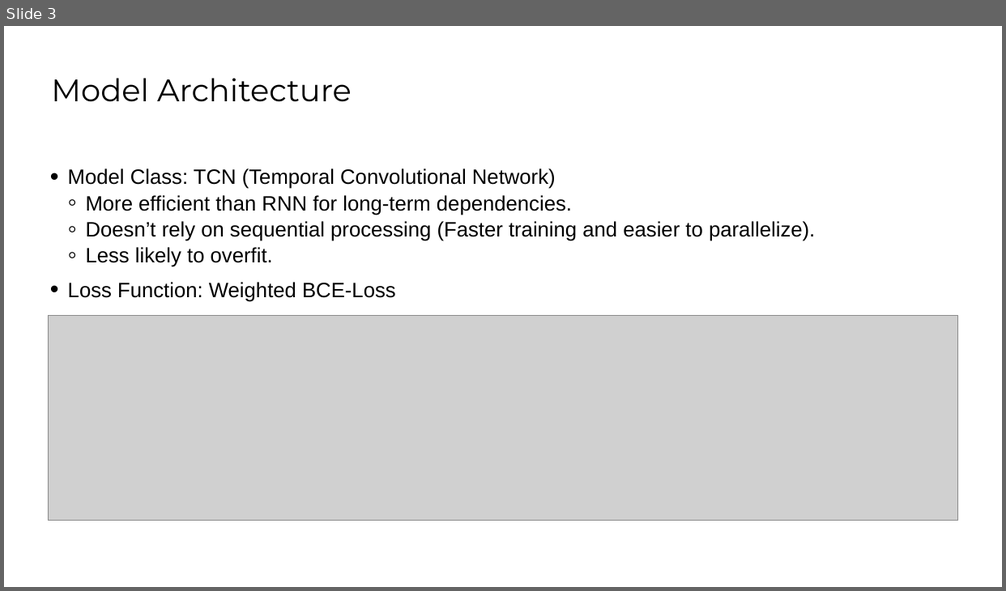
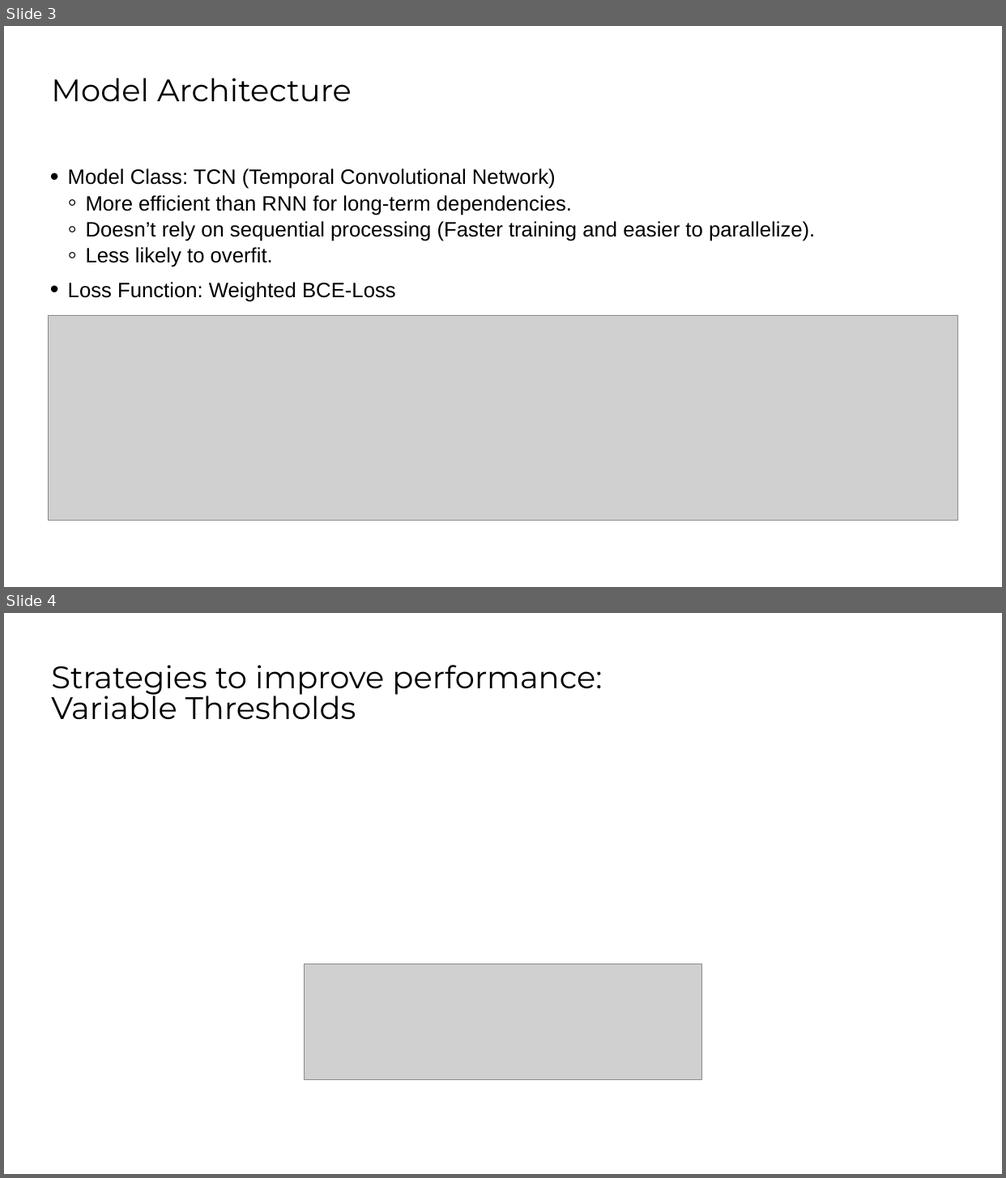
Before and after one commit to TJonasT/Project-MLCP-JKU-2025S, a slide deck: 4_challenge/MLPC2025_team-observe_task-04-classification_presentation.pptx. Shown one above the other, each under a label of ours: slide 3 before the commit, slides 3 and 4 after it. The pictures are 1006x591 and 1006x1178 pixels, drawn with LibreOffice and Linux fonts; fonts in the diff are those of the drawing; grey boxes stand for pictures; background and template pictures are left out. Boxes give left, top, right and bottom in pixels: in the first picture for what was removed or moved away, otherwise in the second. Text is boxed around its words. In the diff, an @@ line names an element or a change of style, - is before the commit and + after.

```diff
--- a/4_challenge/MLPC2025_team-observe_task-04-classification_presentation.pptx
+++ b/4_challenge/MLPC2025_team-observe_task-04-classification_presentation.pptx
@@ slide 4 added at bbox=[4, 613, 1002, 1174], background #FFFFFF @@
@@ title added at bbox=[51, 665, 602, 720], 30 pt, text #000000 @@
+Strategies to improve performance:
+Variable Thresholds
@@ picture added at bbox=[305, 964, 701, 1080] @@
```
Also in this commit, not shown: 3 other slides added, 1 slide removed.
